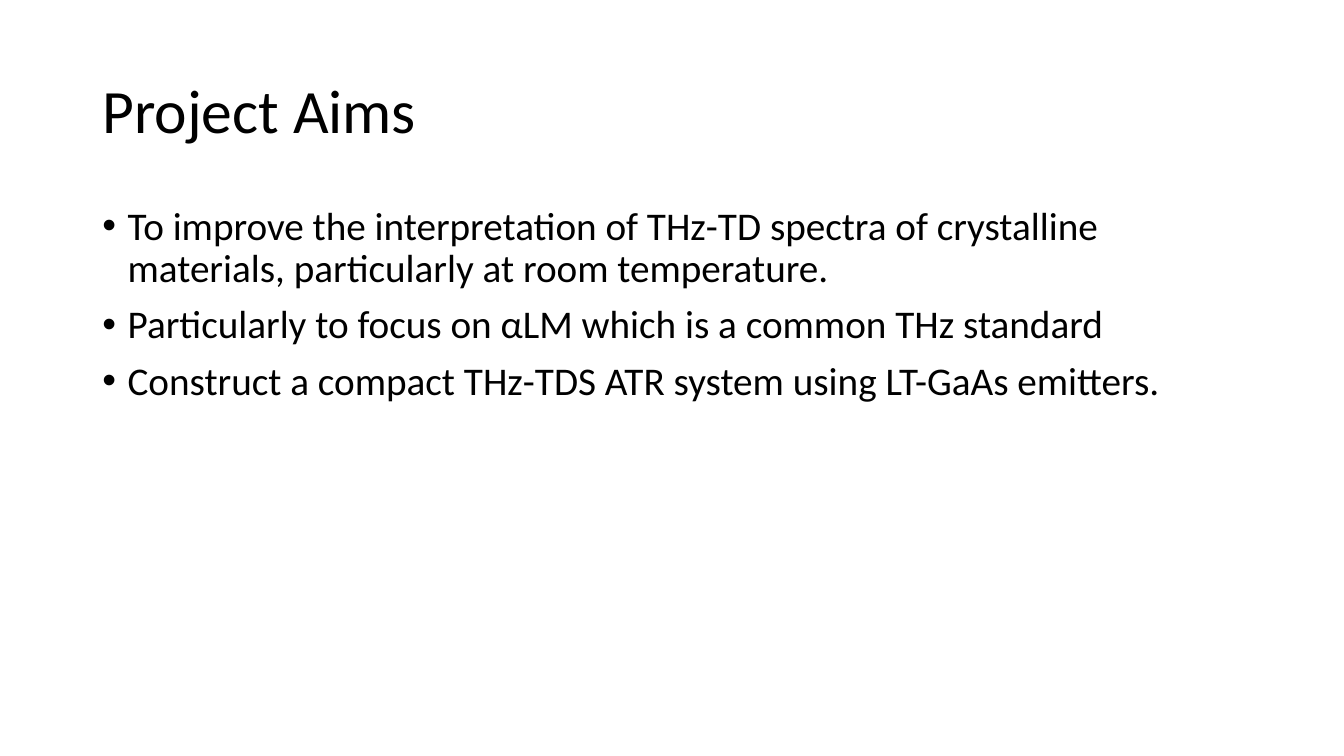
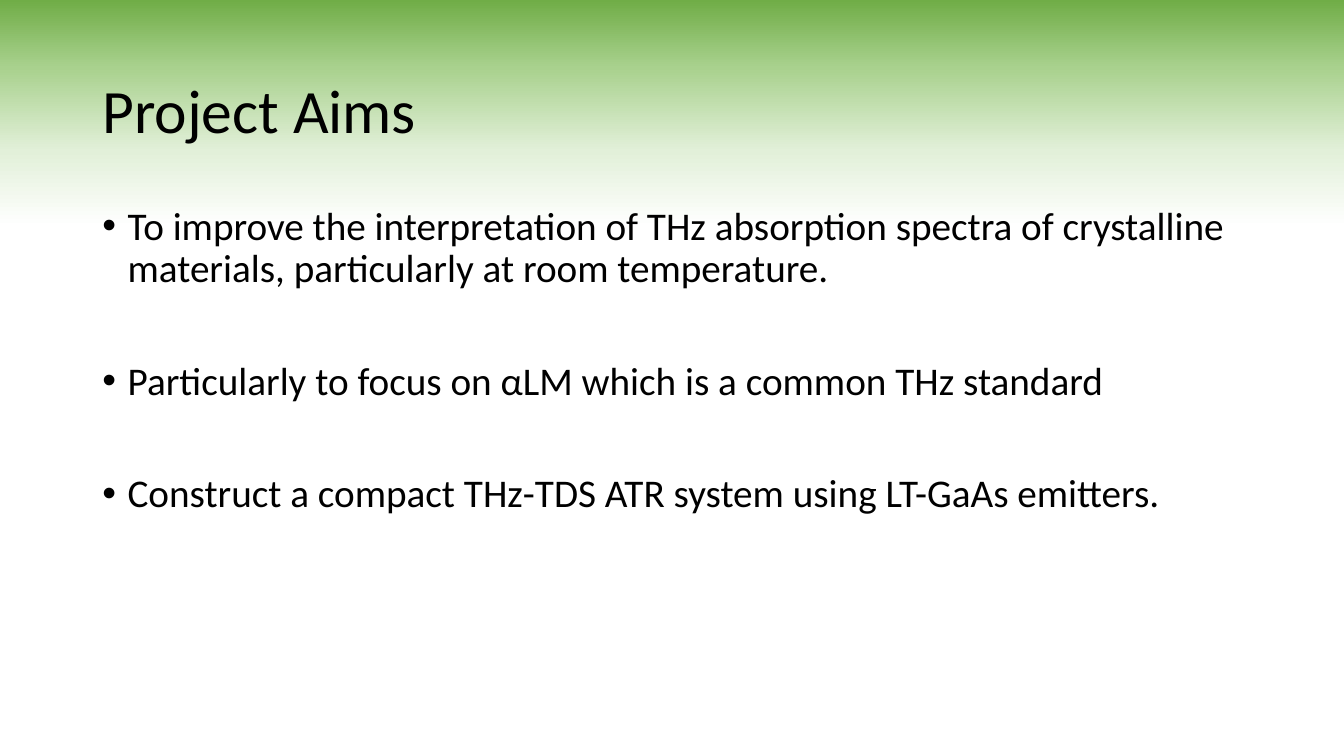
Before and after one commit to CalumTowler/Final-PhD-Files, a slide deck: slide 2 of VIVA_Presentation.pptx. Drawn at 1344x756 pixels with LibreOffice and Linux fonts; fonts in the diff are those of the drawing. Boxes give left, top, right and bottom in pixels: in the first picture for what was removed or moved away, otherwise in the second. Text is boxed around its words. In the diff, an @@ line names an element or a change of style, - is before the commit and + after.

```diff
--- a/VIVA_Presentation.pptx
+++ b/VIVA_Presentation.pptx
@@ background #FFFFFF to gradient #70AD47 to #A9D18E to #E2F0D9 to #FFFFFF @@
@@ text at (128, 212, 1224, 289): text changed @@
-• To improve the interpretation of THz-TD spectra of crystalline materials, particularly at room temperature.
+• To improve the interpretation of THz absorption spectra of crystalline materials, particularly at room temperature.
```
Also in this commit, not shown: 12 other slides changed, 2 slides added, 3 slides removed.
